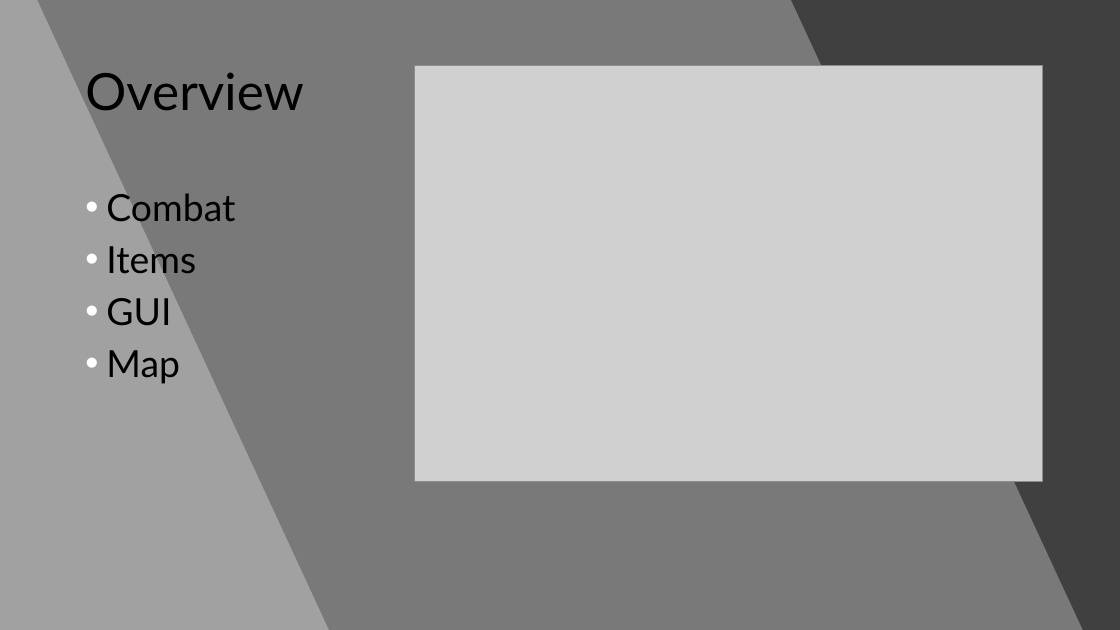
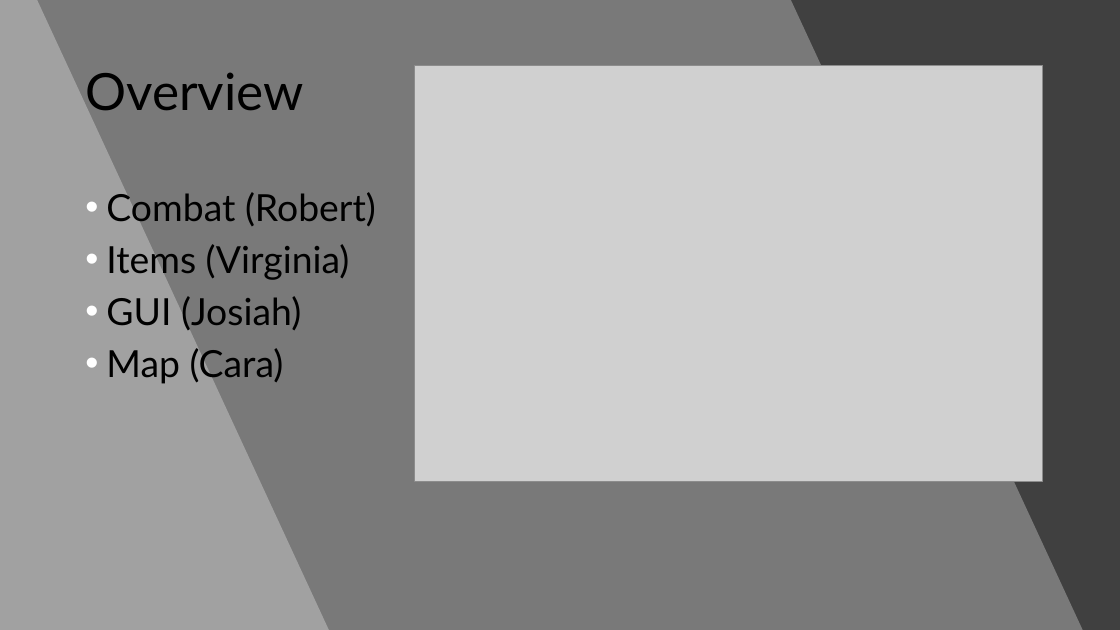
Before and after one commit to WSU-cshimizu/ceg4110-group-project-no-grads, a slide deck: slide 4 of presentation materials/matthews-journey-presentation.pptx. Drawn at 1120x630 pixels with LibreOffice and Linux fonts; fonts in the diff are those of the drawing; grey boxes stand for pictures. Boxes give left, top, right and bottom in pixels: in the first picture for what was removed or moved away, otherwise in the second. Text is boxed around its words. In the diff, an @@ line names an element or a change of style, - is before the commit and + after.

Commit message:
Presentation names

```diff
--- a/presentation materials/matthews-journey-presentation.pptx
+++ b/presentation materials/matthews-journey-presentation.pptx
@@ text at [106, 192, 376, 384]: text changed @@
-• Combat
-• Items
-• GUI
-• Map
+• Combat (Robert)
+• Items (Virginia)
+• GUI (Josiah)
+• Map (Cara)
```
